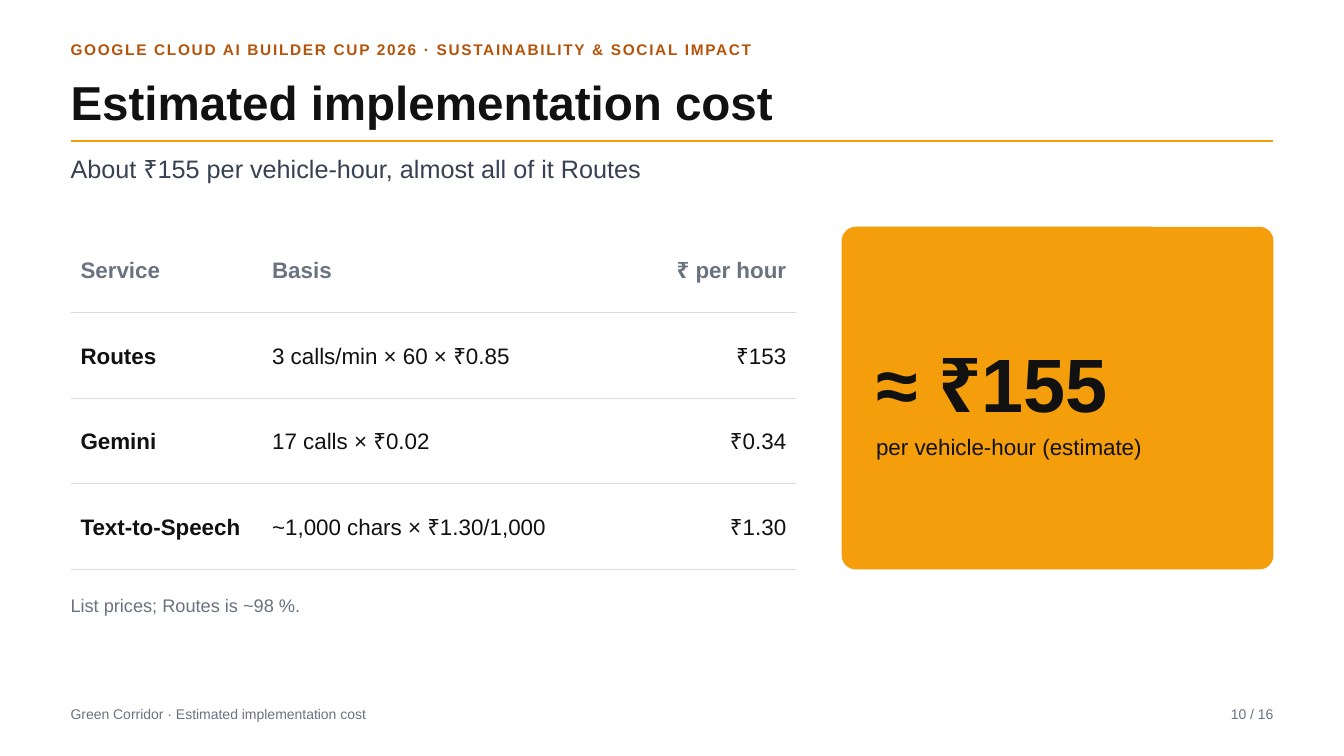
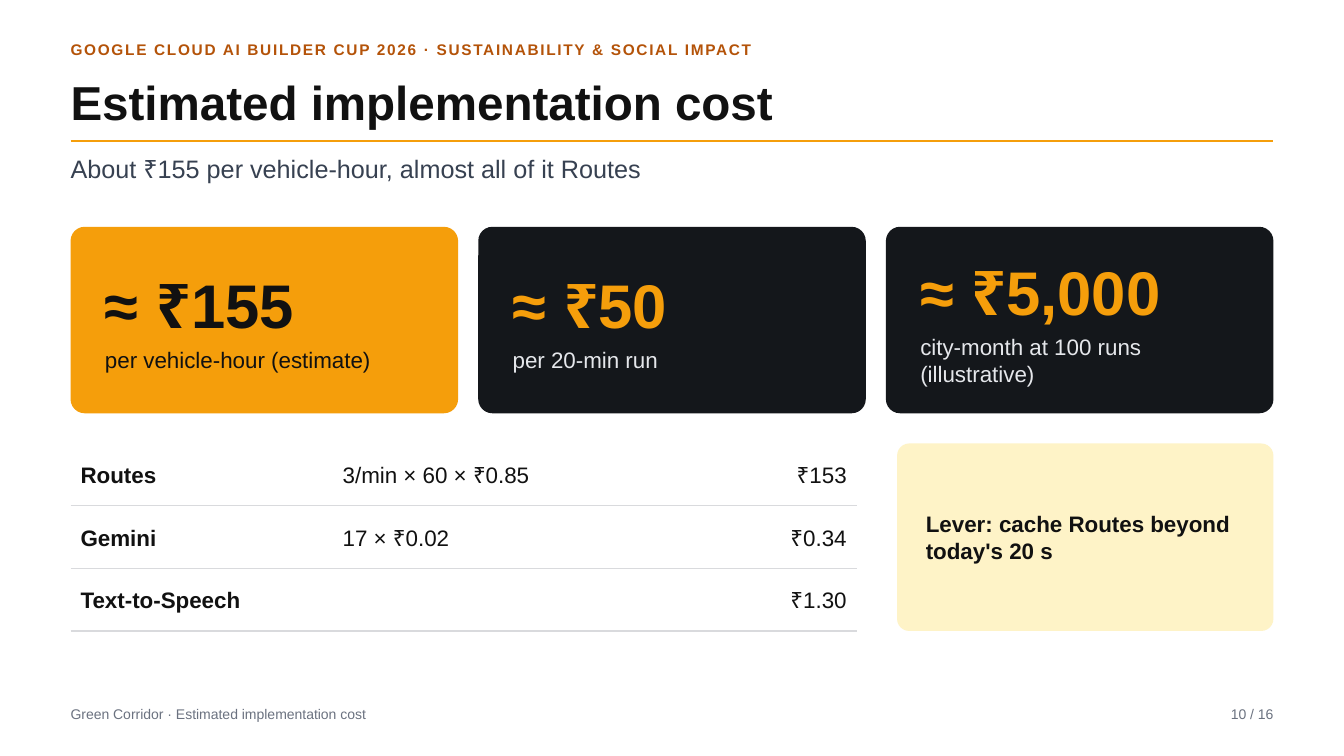
Before and after one commit to Nandish3010/ideal-disco, a slide deck: slide 10 of deck/Green-Corridor-Deck.pptx. Drawn at 1344x756 pixels with LibreOffice and Linux fonts; fonts in the diff are those of the drawing. Boxes give left, top, right and bottom in pixels: in the first picture for what was removed or moved away, otherwise in the second. Text is boxed around its words. In the diff, an @@ line names an element or a change of style, - is before the commit and + after.

```diff
--- a/deck/Green-Corridor-Deck.pptx
+++ b/deck/Green-Corridor-Deck.pptx
@@ rounded rectangle "≈ ₹155": place and size @@
-rounded rectangle "≈ ₹155" at (842, 227, 1273, 570)
+rounded rectangle "≈ ₹155" at (71, 227, 458, 413)
@@ rounded rectangle "≈ ₹155" at (71, 227, 458, 413): proportions changed @@
@@ rounded rectangle added at (478, 227, 865, 413), fill #14171B, 16 pt, text #E5E7EB @@
+≈ ₹50
+per 20-min run
@@ rounded rectangle added at (886, 227, 1273, 413), fill #14171B, 16 pt, text #E5E7EB @@
+≈ ₹5,000
+city-month at 100 runs (illustrative)
@@ text removed at (81, 262, 160, 278) @@
-Service
@@ text removed at (272, 262, 332, 278) @@
-Basis
@@ text removed at (696, 262, 786, 283) @@
-₹ per hour
@@ text in rounded rectangle at (191, 285, 294, 329): size 54 to 44 pt in "≈ ₹155" @@
@@ line removed from (71, 398) to (797, 398) @@
@@ text "Routes": place and size @@
-text "Routes" at (81, 348, 157, 365)
+text "Routes" at (81, 467, 157, 484)
@@ text "₹153": place and size @@
-text "₹153" at (749, 348, 786, 365)
+text "₹153" at (809, 467, 846, 484)
@@ rounded rectangle added at (897, 444, 1273, 631), fill #FEF3C7, 16 pt, text #111111, bold @@
+Lever: cache Routes beyond today's 20 s
@@ text at (343, 466, 529, 484): text changed @@
-3 calls/min × 60 × ₹0.85
+3/min × 60 × ₹0.85
@@ line moved from (71, 484) - (797, 484) to (71, 506) - (857, 506) @@
@@ text "Gemini": place and size @@
-text "Gemini" at (81, 432, 157, 450)
+text "Gemini" at (81, 529, 157, 547)
@@ text "₹0.34": place and size @@
-text "₹0.34" at (743, 433, 786, 450)
+text "₹0.34" at (803, 530, 846, 547)
@@ text removed at (272, 518, 546, 538) @@
-~1,000 chars × ₹1.30/1,000
@@ text at (343, 530, 449, 547): text changed @@
-17 calls × ₹0.02
+17 × ₹0.02
@@ line moved from (71, 570) - (797, 570) to (71, 569) - (857, 569) @@
@@ text "Text-to-Speech": place and size @@
-text "Text-to-Speech" at (81, 518, 241, 540)
+text "Text-to-Speech" at (81, 591, 241, 613)
@@ text "₹1.30": place and size @@
-text "₹1.30" at (743, 519, 786, 536)
+text "₹1.30" at (803, 592, 846, 609)
@@ text removed at (71, 599, 274, 616) @@
-List prices; Routes is ~98 %.
@@ line moved from (71, 313) - (797, 313) to (71, 631) - (857, 631) @@
```
Also in this commit, not shown: 9 other slides changed, 5 other files.
